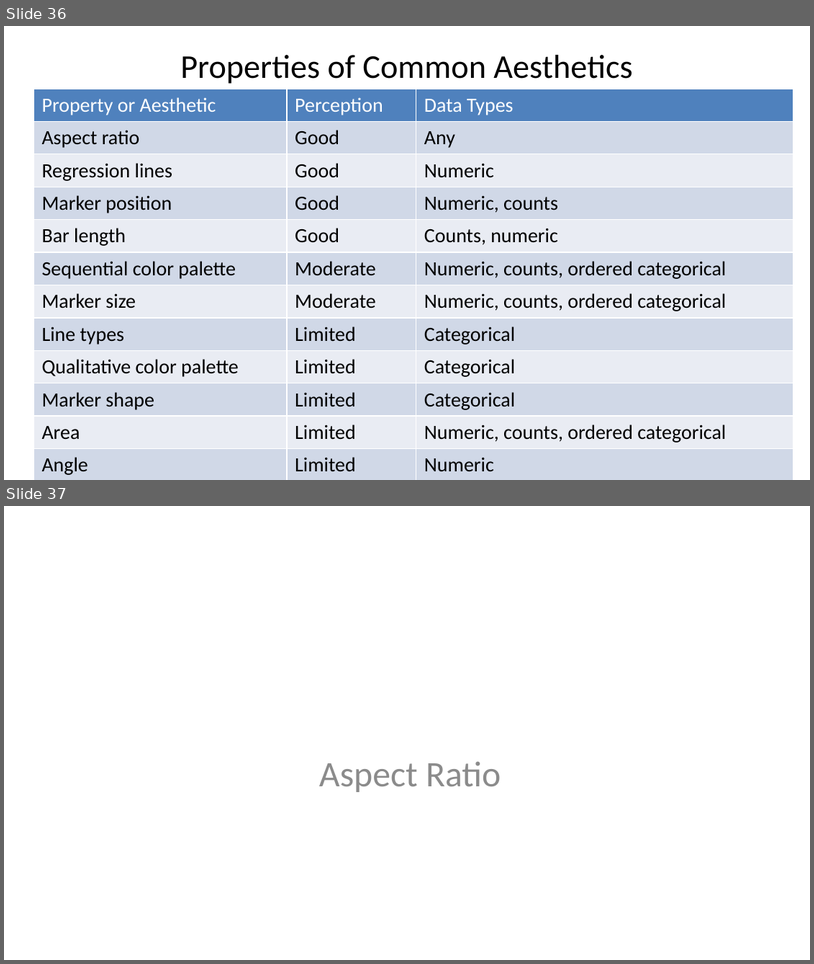
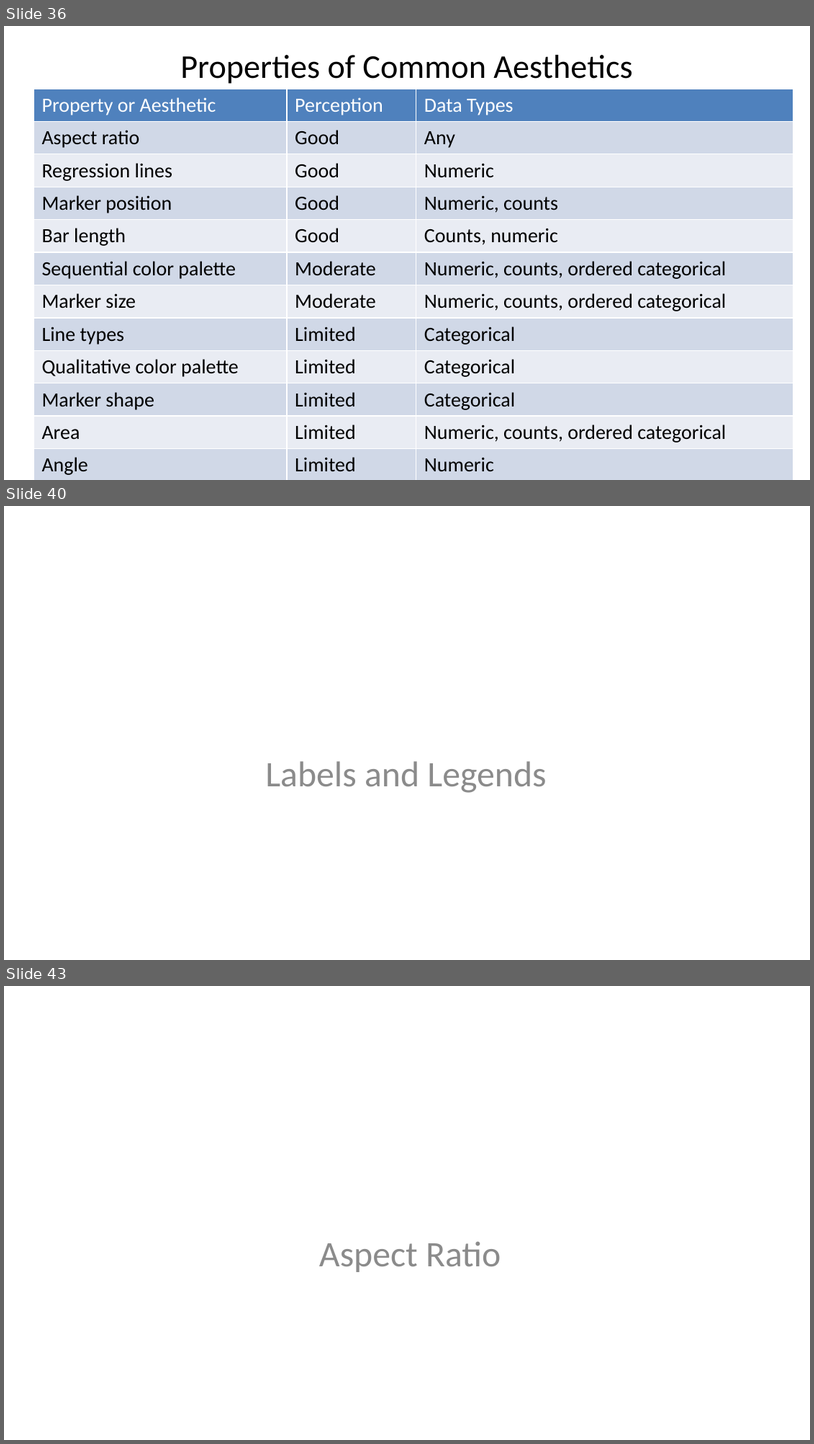
Before and after one commit to StephenElston/CSCI-E-83, a slide deck: LectureSlides/01_PreceptionForScientificVisualization.pptx. Shown one above the other, each under a label of ours: slides 36 and 37 before the commit, slides 36, 40 and 43 after it; the slides between them are not shown. The pictures are 814x964 and 814x1444 pixels, drawn with LibreOffice and Linux fonts; fonts in the diff are those of the drawing. Boxes give left, top, right and bottom in pixels: in the first picture for what was removed or moved away, otherwise in the second. Text is boxed around its words. In the diff, an @@ line names an element or a change of style, - is before the commit and + after.

Commit message:
Added sections on plot clutter and labels

```diff
--- a/LectureSlides/01_PreceptionForScientificVisualization.pptx
+++ b/LectureSlides/01_PreceptionForScientificVisualization.pptx
@@ slide 40 added at box(4, 506, 810, 960), background #FFFFFF @@
@@ text added at box(265, 761, 546, 793), 32 pt, text #8C8C8C @@
+Labels and Legends
@@ what was slide 37 is now slide 43 @@
```
Also in this commit, not shown: 4 slides changed, 5 other slides added.
